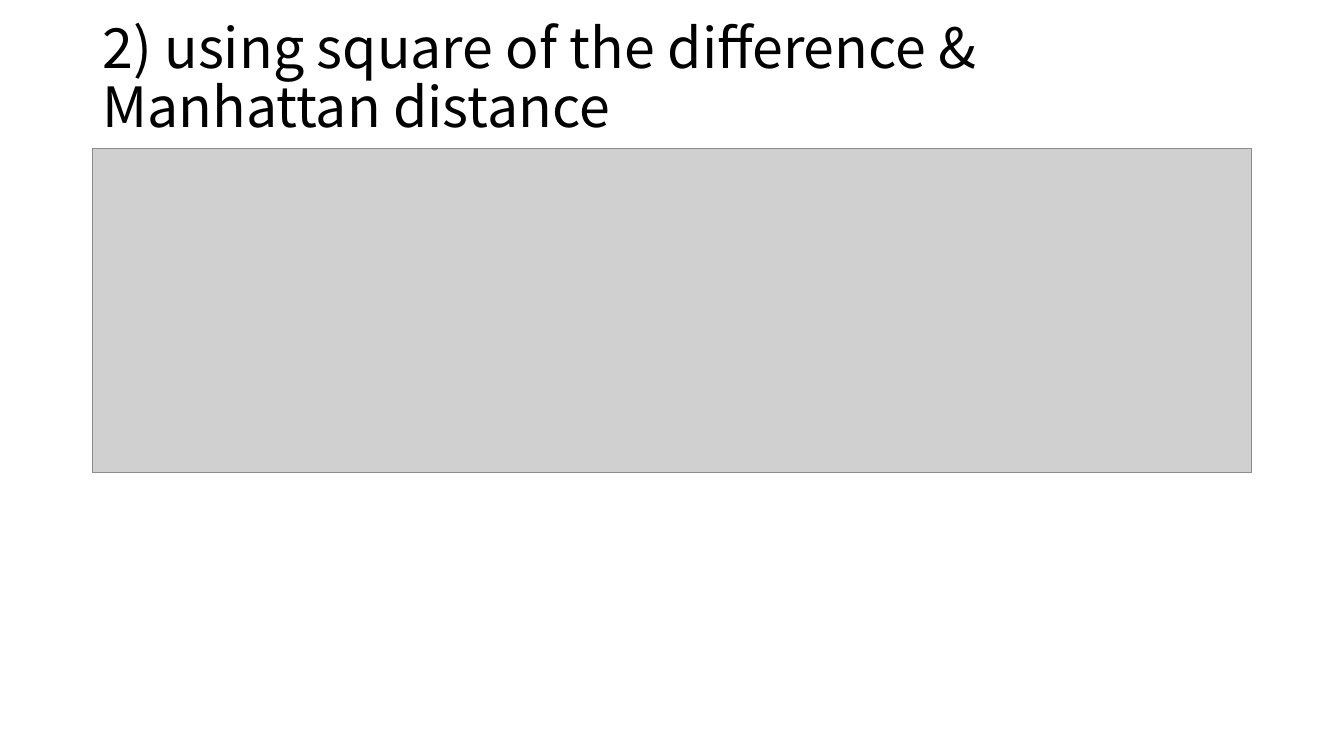
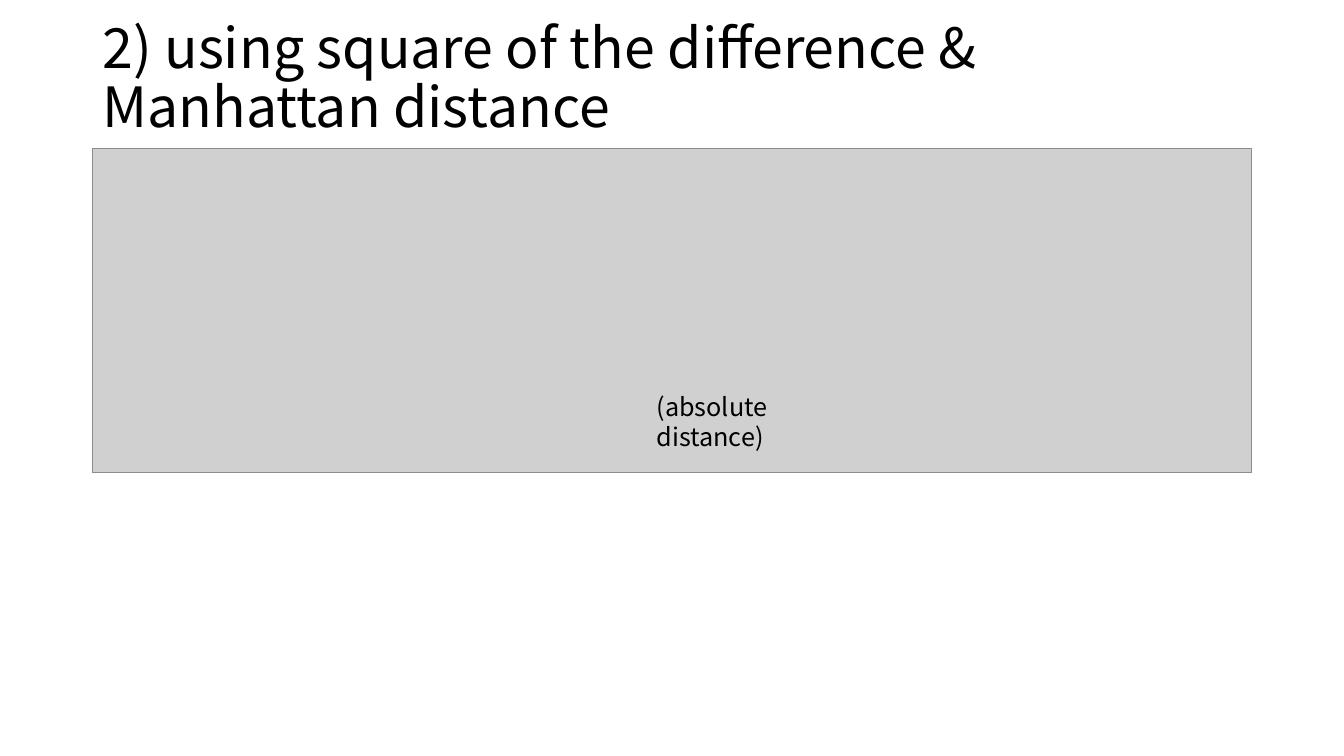
Before and after one commit to gudrb/machine_learning_class, a slide deck: slide 12 of IBL ppt.pptx (slide 11 before the commit). Drawn at 1344x756 pixels with LibreOffice and Linux fonts; fonts in the diff are those of the drawing; grey boxes stand for pictures. Boxes give left, top, right and bottom in pixels: in the first picture for what was removed or moved away, otherwise in the second. Text is boxed around its words. In the diff, an @@ line names an element or a change of style, - is before the commit and + after.

```diff
--- a/IBL ppt.pptx
+++ b/IBL ppt.pptx
@@ text added at <box>657,395,768,451</box>, 18 pt, text #000000 @@
+(absolute distance)
```
Also in this commit, not shown: 4 other slides changed, 7 slides added.
